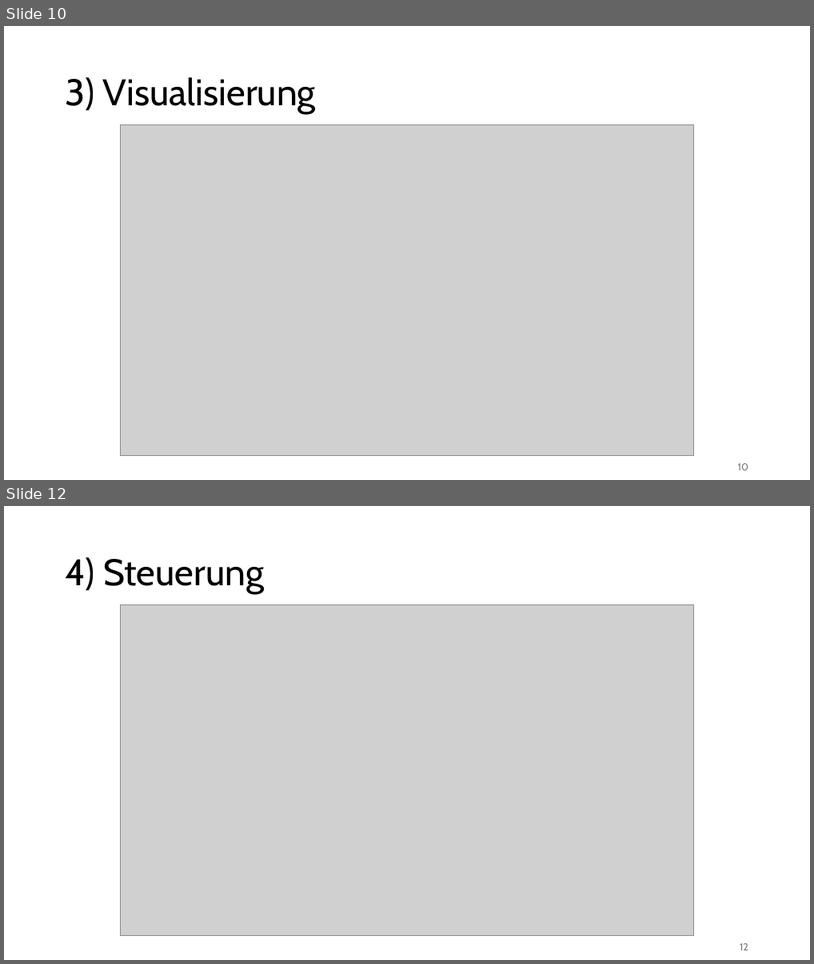
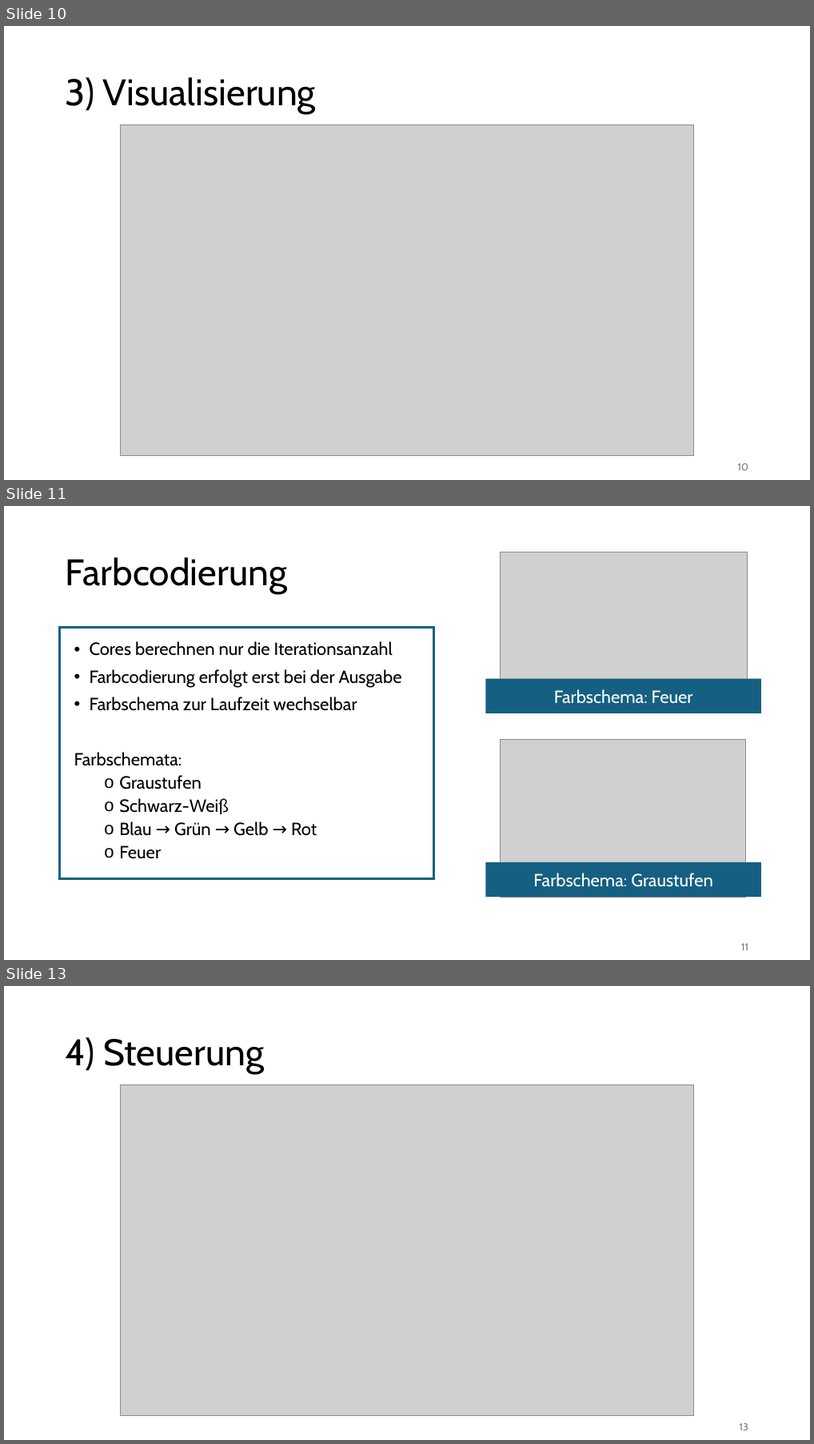
Before and after one commit to Preunicom/FractalCore, a slide deck: docs/Endpraesentation/DAPI_FractalCore_Endpraesentation.pptx. Shown one above the other, each under a label of ours: slides 10 and 12 before the commit, slides 10, 11 and 13 after it; the slides between them are not shown. The pictures are 814x964 and 814x1444 pixels, drawn with LibreOffice and Linux fonts; fonts in the diff are those of the drawing; grey boxes stand for pictures. Boxes give left, top, right and bottom in pixels: in the first picture for what was removed or moved away, otherwise in the second. Text is boxed around its words. In the diff, an @@ line names an element or a change of style, - is before the commit and + after.

```diff
--- a/docs/Endpraesentation/DAPI_FractalCore_Endpraesentation.pptx
+++ b/docs/Endpraesentation/DAPI_FractalCore_Endpraesentation.pptx
@@ slide 11 added at (4, 506, 810, 960), background #FFFFFF @@
@@ picture added at (500, 552, 747, 703) @@
@@ title added at (66, 557, 287, 594), 44 pt, text #000000 @@
+Farbcodierung
@@ rectangle added at (60, 628, 434, 880), outline #156082 3 pt @@
@@ text added at (74, 641, 402, 859), 21 pt, text #000000 @@
+• Cores berechnen nur die Iterationsanzahl
+• Farbcodierung erfolgt erst bei der Ausgabe
+• Farbschema zur Laufzeit wechselbar
+Farbschemata:
+  o Graustufen
+  o Schwarz-Weiß
+  o Blau → Grün → Gelb → Rot
+  o Feuer
@@ rectangle added at (486, 679, 762, 713), fill #156082, 21 pt, text #FFFFFF @@
+Farbschema: Feuer
@@ picture added at (500, 739, 746, 896) @@
@@ rectangle added at (486, 862, 762, 896), fill #156082, 21 pt, text #FFFFFF @@
+Farbschema: Graustufen
@@ page number added at (742, 943, 749, 950), 12 pt, text #797979 @@
+11
@@ what was slide 12 is now slide 13 @@
@@ page number at (740, 1423, 749, 1430): text changed @@
-12
+13
```
Also in this commit, not shown: 1 slide changed, 2 other slides added, 2 slides removed.
